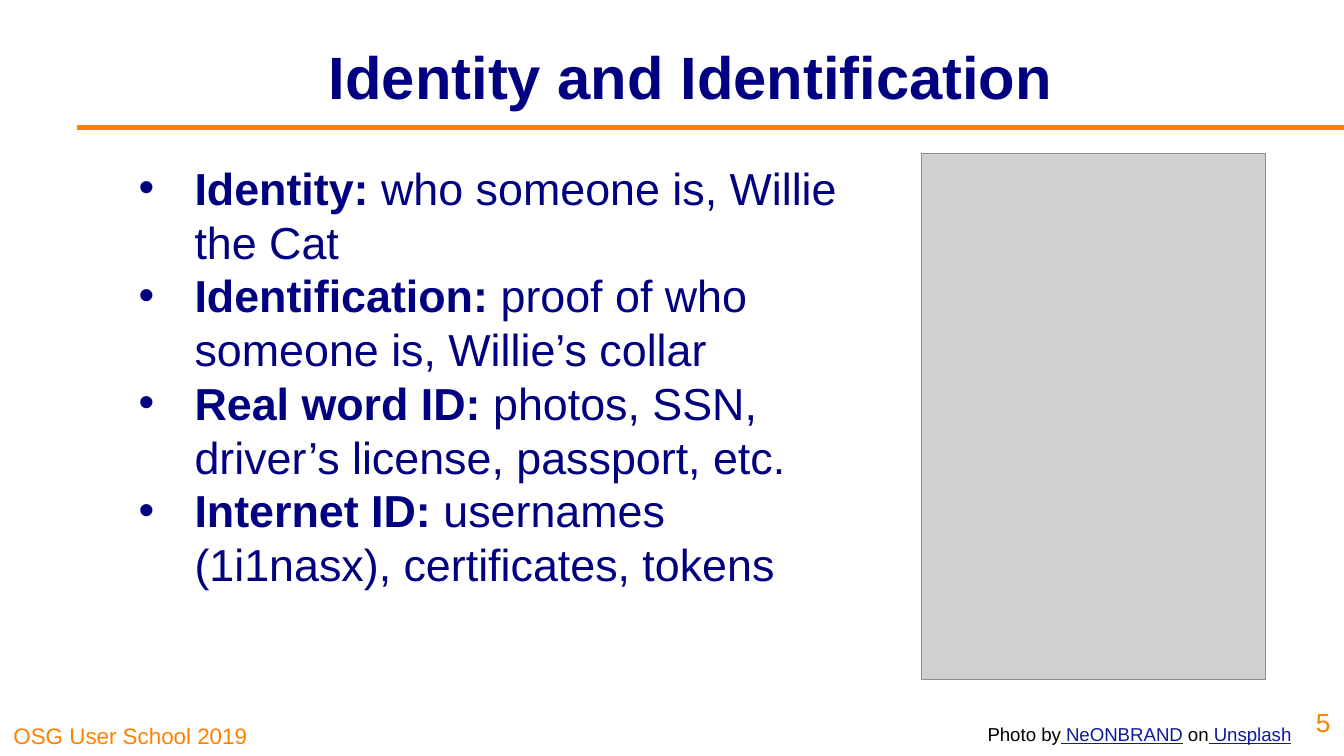
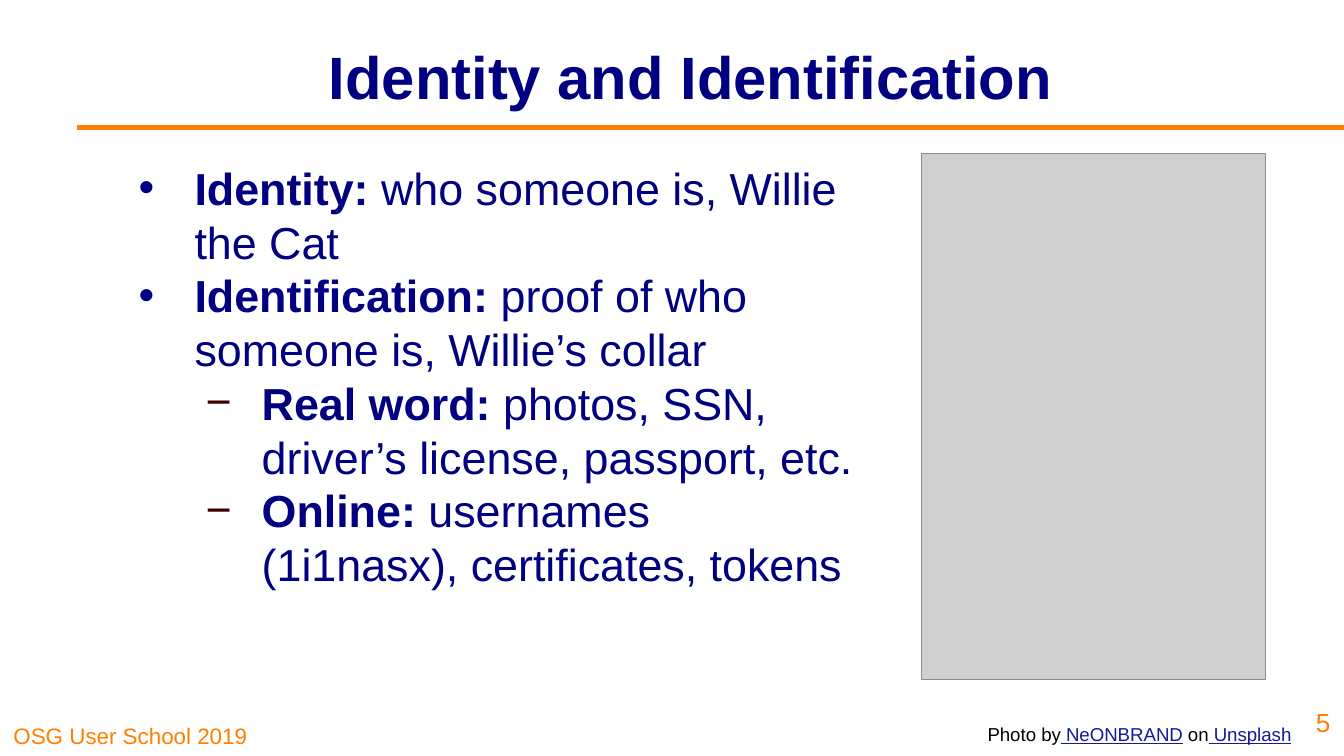
Before and after one commit to opensciencegrid/user-school-2019, a slide deck: slide 5 of docs/materials/day2/files/osgus19-day2-part2-security.pptx. Drawn at 1344x756 pixels with LibreOffice and Linux fonts; fonts in the diff are those of the drawing; grey boxes stand for pictures; background and template pictures are left out. Boxes give left, top, right and bottom in pixels: in the first picture for what was removed or moved away, otherwise in the second. Text is boxed around its words. In the diff, an @@ line names an element or a change of style, - is before the commit and + after.

```diff
--- a/docs/materials/day2/files/osgus19-day2-part2-security.pptx
+++ b/docs/materials/day2/files/osgus19-day2-part2-security.pptx
@@ text at [262, 387, 852, 590]: text changed @@
-• Real word ID: photos, SSN, driver’s license, passport, etc.
-• Internet ID: usernames (1i1nasx), certificates, tokens
+  − Real word: photos, SSN, driver’s license, passport, etc.
+  − Online: usernames (1i1nasx), certificates, tokens
```
Also in this commit, not shown: 4 other slides changed, 1 other file.
